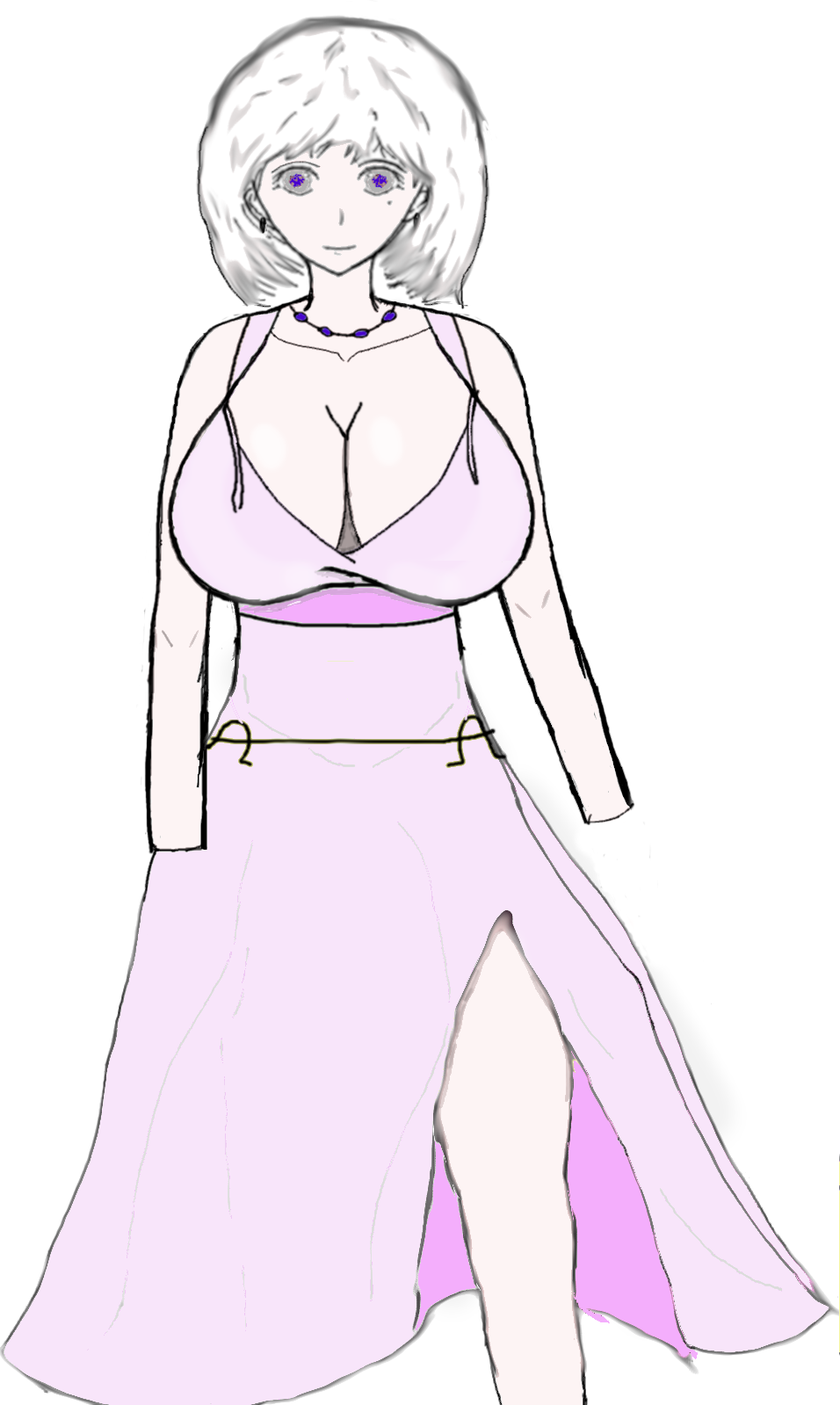
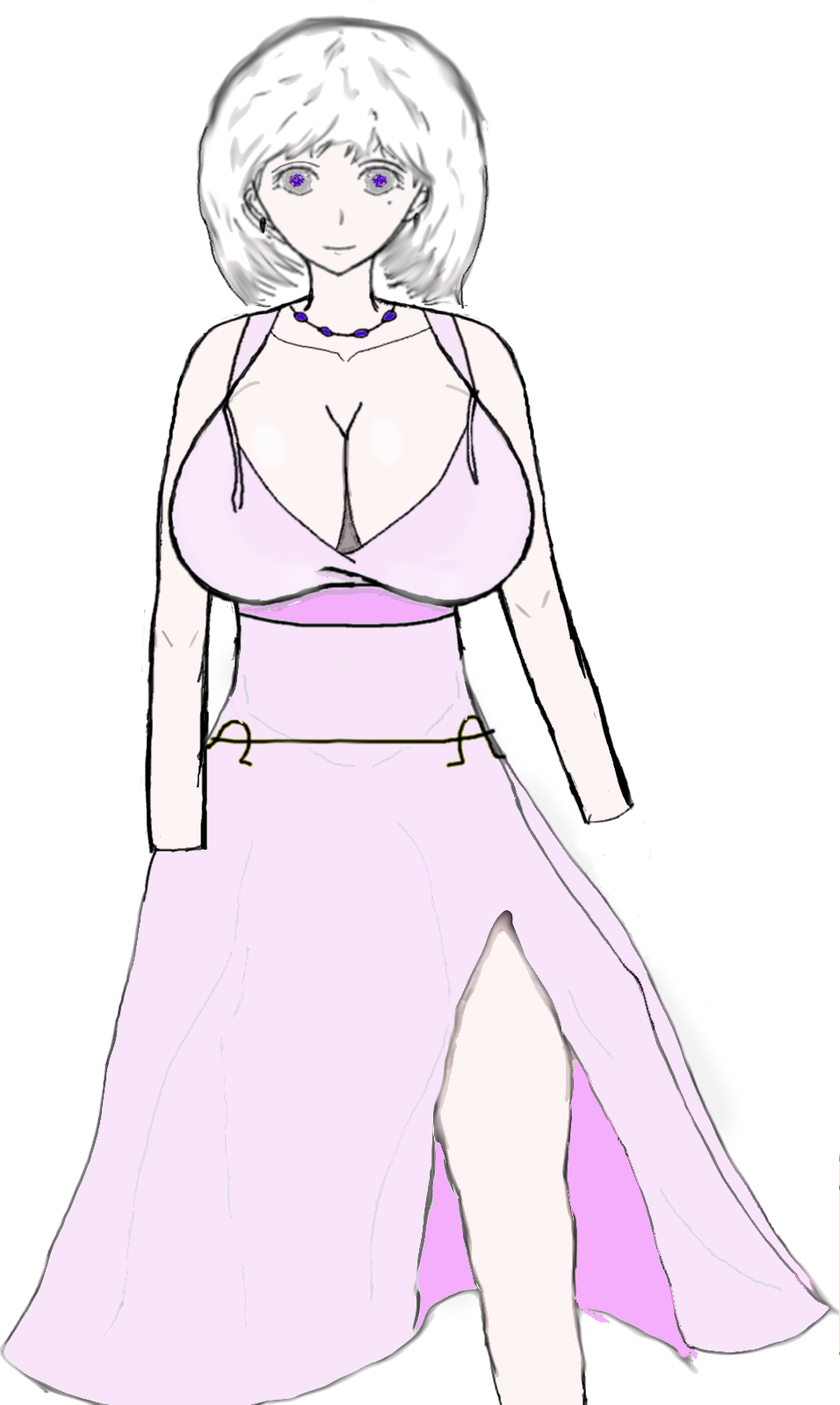
The second 840x1405 image is a revision of the first. Changes to its layers:
painted on "Background" over box(227, 380, 471, 406)
